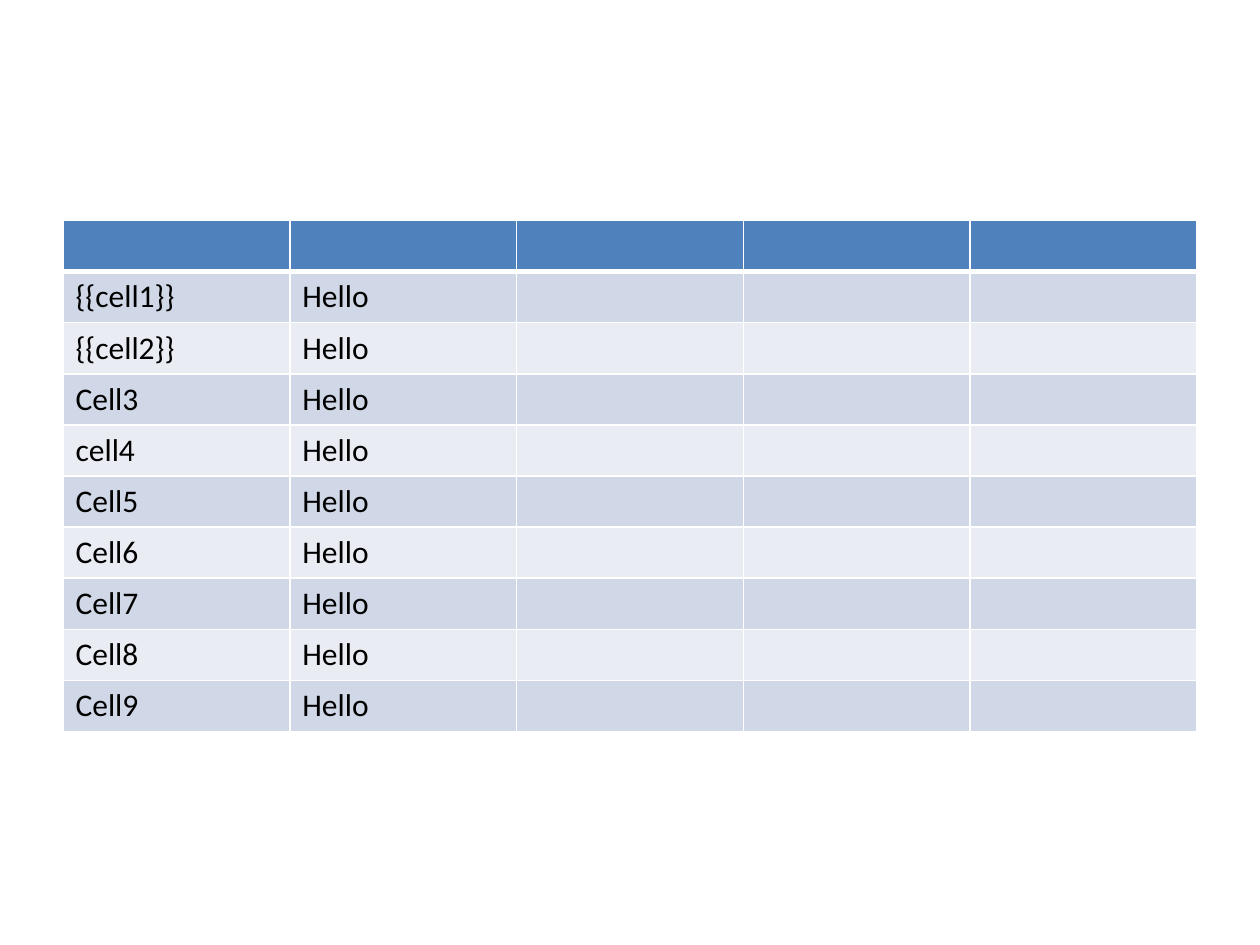
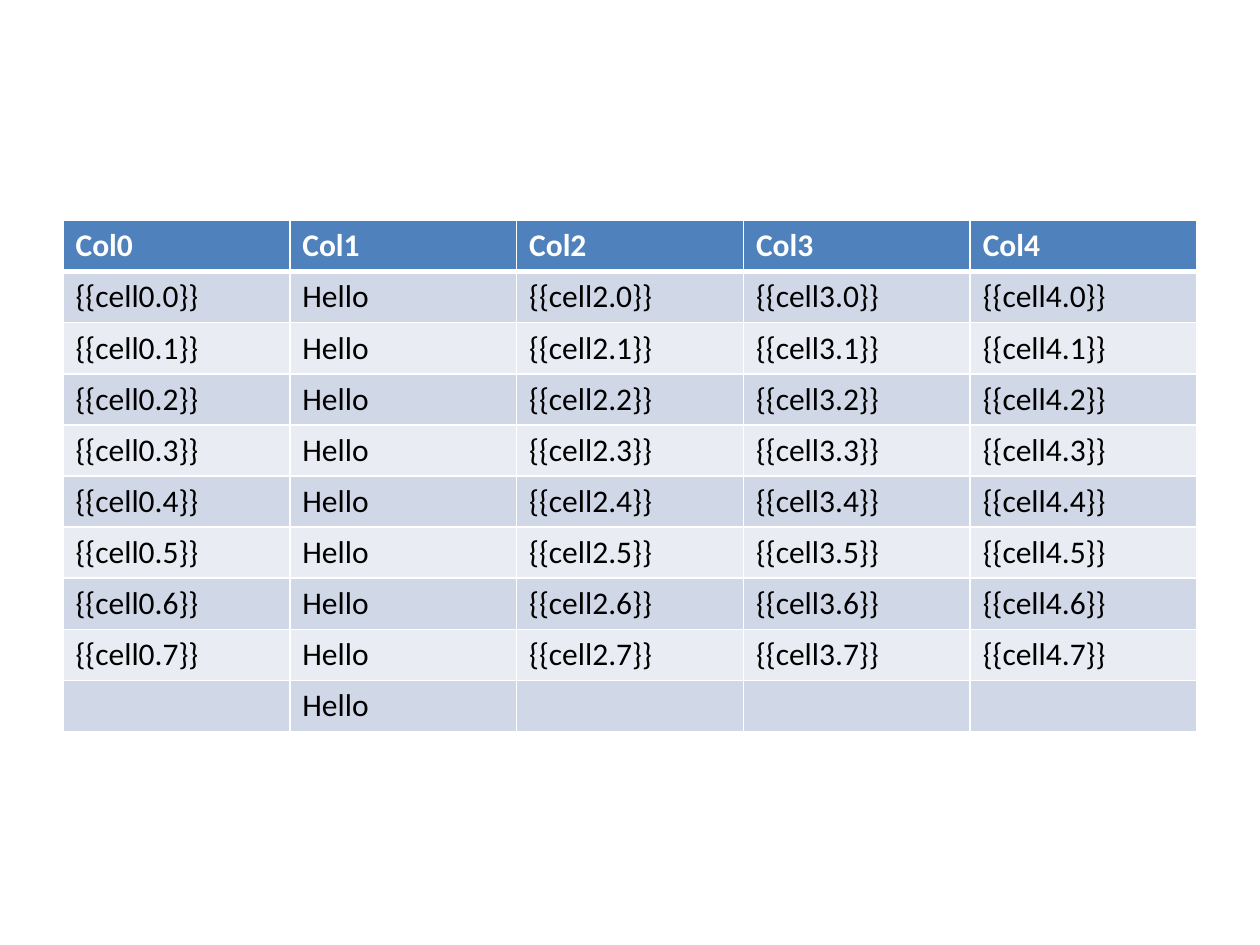
Before and after one commit to tkrotoff/PptxTemplater, a slide deck: slide 1 of PptxTemplater.Tests/files/SetTableCellBackgroundPicture.pptx. Drawn at 1260x945 pixels with LibreOffice and Linux fonts; fonts in the diff are those of the drawing. Boxes give left, top, right and bottom in pixels: in the first picture for what was removed or moved away, otherwise in the second. Text is boxed around its words. In the diff, an @@ line names an element or a change of style, - is before the commit and + after.

```diff
--- a/PptxTemplater.Tests/files/SetTableCellBackgroundPicture.pptx
+++ b/PptxTemplater.Tests/files/SetTableCellBackgroundPicture.pptx
@@ table at bbox=[63, 220, 1197, 732] @@
-row 1:  |  |  |  | 
+row 1: Col0 | Col1 | Col2 | Col3 | Col4
-row 2: {{cell1}} | Hello |  |  | 
+row 2: {{cell0.0}} | Hello | {{cell2.0}} | {{cell3.0}} | {{cell4.0}}
-row 3: {{cell2}} | Hello |  |  | 
+row 3: {{cell0.1}} | Hello | {{cell2.1}} | {{cell3.1}} | {{cell4.1}}
-row 4: Cell3 | Hello |  |  | 
+row 4: {{cell0.2}} | Hello | {{cell2.2}} | {{cell3.2}} | {{cell4.2}}
-row 5: cell4 | Hello |  |  | 
+row 5: {{cell0.3}} | Hello | {{cell2.3}} | {{cell3.3}} | {{cell4.3}}
-row 6: Cell5 | Hello |  |  | 
+row 6: {{cell0.4}} | Hello | {{cell2.4}} | {{cell3.4}} | {{cell4.4}}
-row 7: Cell6 | Hello |  |  | 
+row 7: {{cell0.5}} | Hello | {{cell2.5}} | {{cell3.5}} | {{cell4.5}}
-row 8: Cell7 | Hello |  |  | 
+row 8: {{cell0.6}} | Hello | {{cell2.6}} | {{cell3.6}} | {{cell4.6}}
-row 9: Cell8 | Hello |  |  | 
+row 9: {{cell0.7}} | Hello | {{cell2.7}} | {{cell3.7}} | {{cell4.7}}
-row 10, column 1: Cell9
+row 10, column 1: 
```
Also in this commit, not shown: 2 other files.
